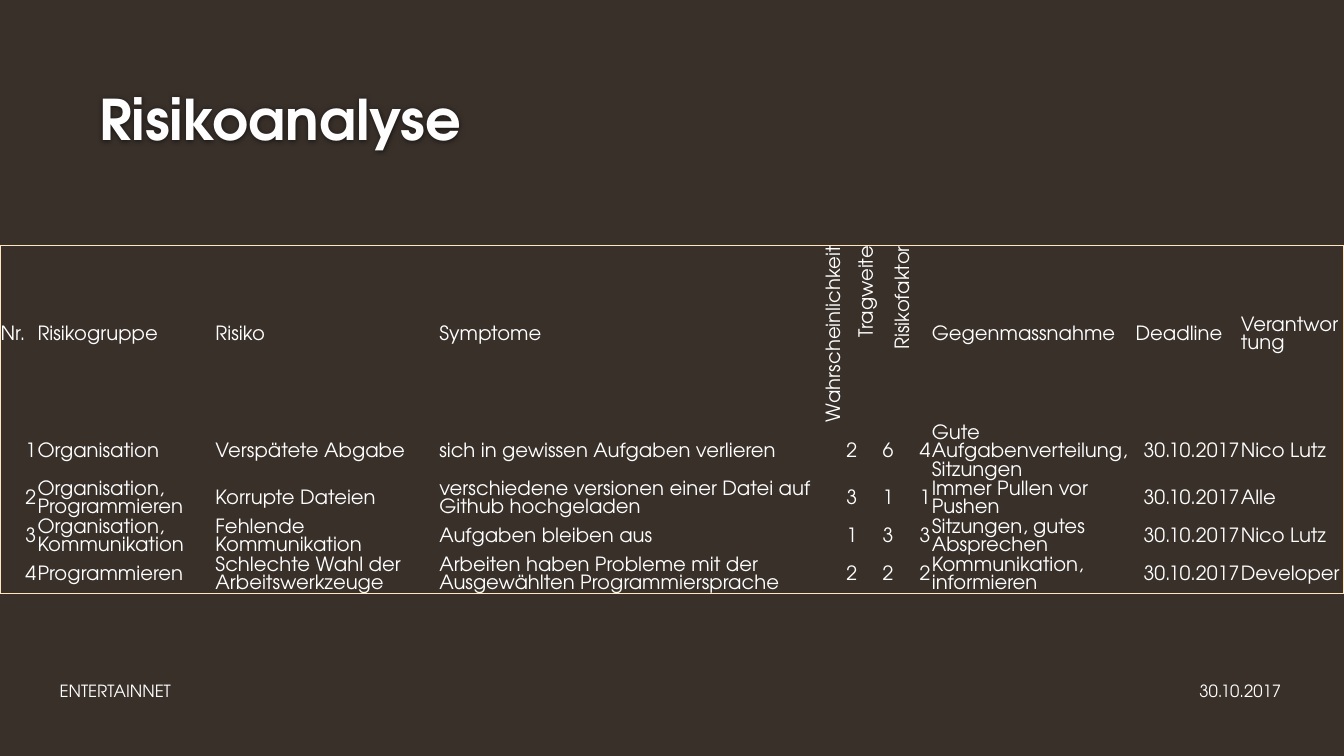
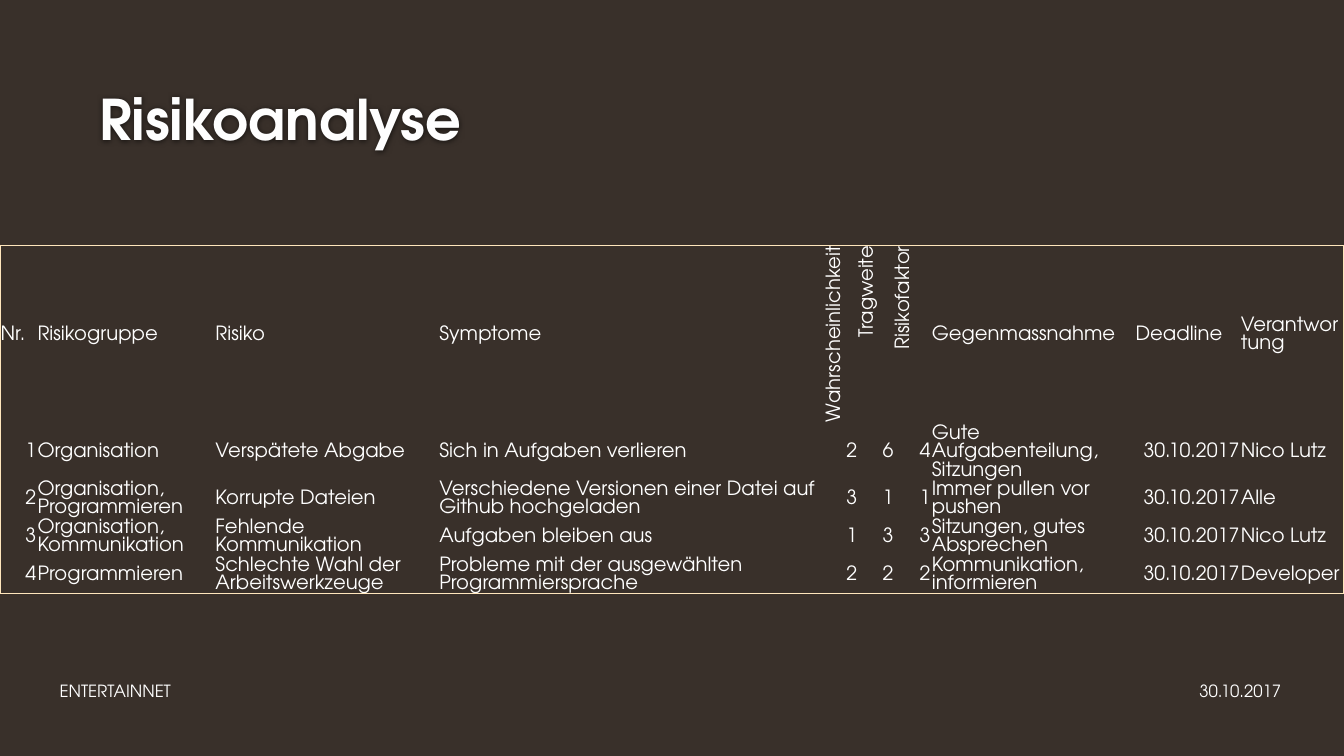
Before and after one commit to GAEBE2/Modul-306, a slide deck: slide 11 of Dokuordner/ENTERTAINNET.pptx. Drawn at 1344x756 pixels with LibreOffice and Linux fonts; fonts in the diff are those of the drawing; background and template pictures are left out. Boxes give left, top, right and bottom in pixels: in the first picture for what was removed or moved away, otherwise in the second. Text is boxed around its words. In the diff, an @@ line names an element or a change of style, - is before the commit and + after.

Commit message:
pptx

```diff
--- a/Dokuordner/ENTERTAINNET.pptx
+++ b/Dokuordner/ENTERTAINNET.pptx
@@ table at bbox=[0, 245, 1344, 638] @@
-row 2, column 4: sich in gewissen Aufgaben verlieren
+row 2, column 4: Sich in Aufgaben verlieren
-row 2, column 8: Gute Aufgabenverteilung, Sitzungen
+row 2, column 8: Gute Aufgabenteilung, Sitzungen
-row 3, column 4: verschiedene versionen einer Datei auf Github hochgeladen
+row 3, column 4: Verschiedene Versionen einer Datei auf Github hochgeladen
-row 3, column 8: Immer Pullen vor Pushen
+row 3, column 8: Immer pullen vor pushen
-row 5, column 4: Arbeiten haben Probleme mit der Ausgewählten Programmiersprache
+row 5, column 4: Probleme mit der ausgewählten Programmiersprache
```
